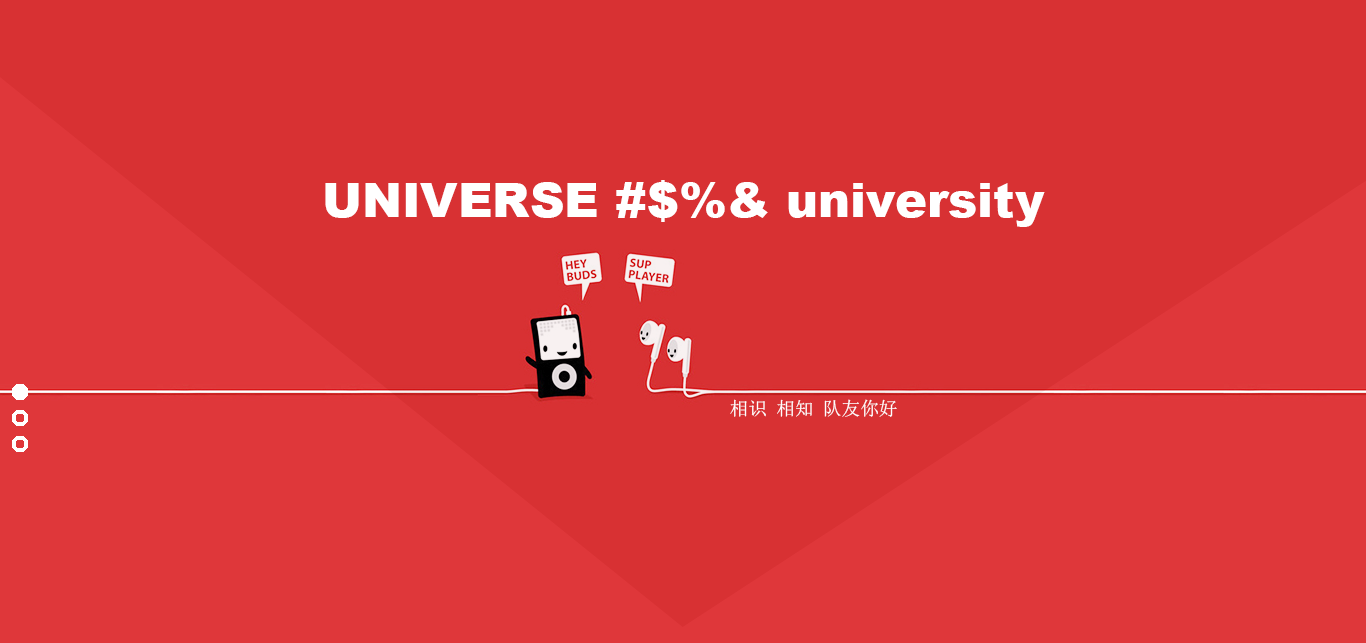
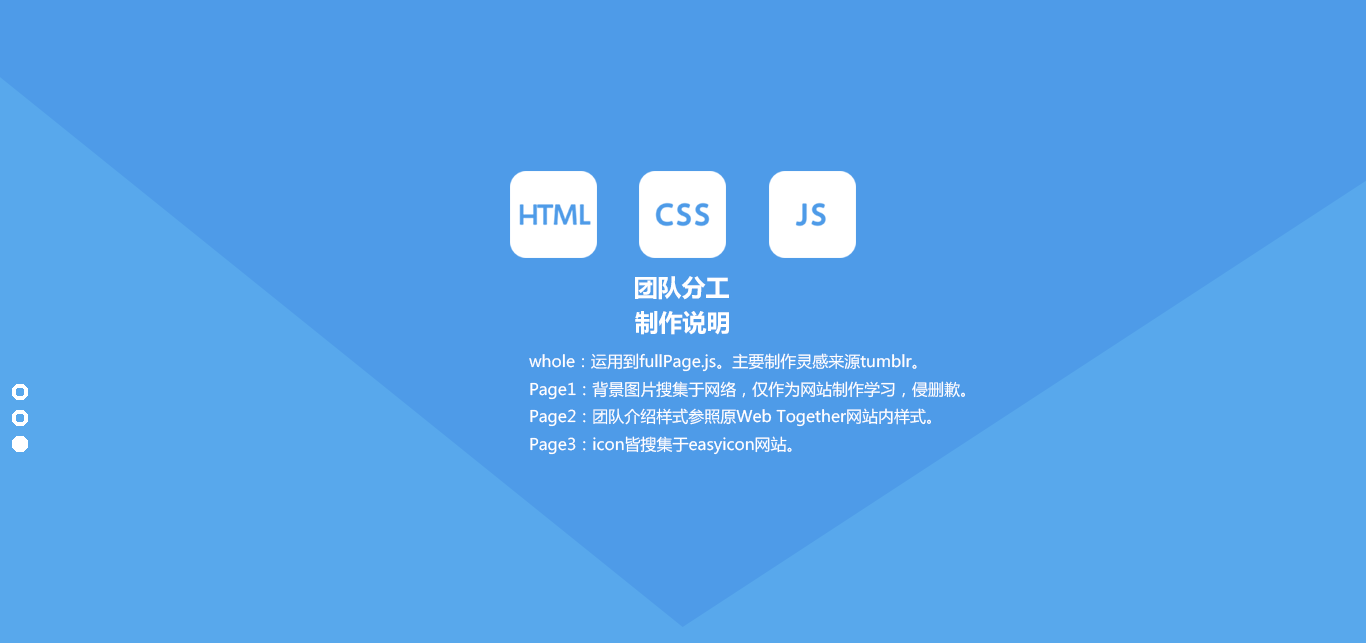
Before/after of a 1366 × 643 layered artwork. What changed in the layer stack:
hid group "page1" (12 layers) over (0, 0, 1366, 643)
moved "背景图片" above "多边形叠底", painted on it, masked it over (0, 0, 1366, 643)
hid group "page2" (8 layers) over (0, 0, 1366, 643)
